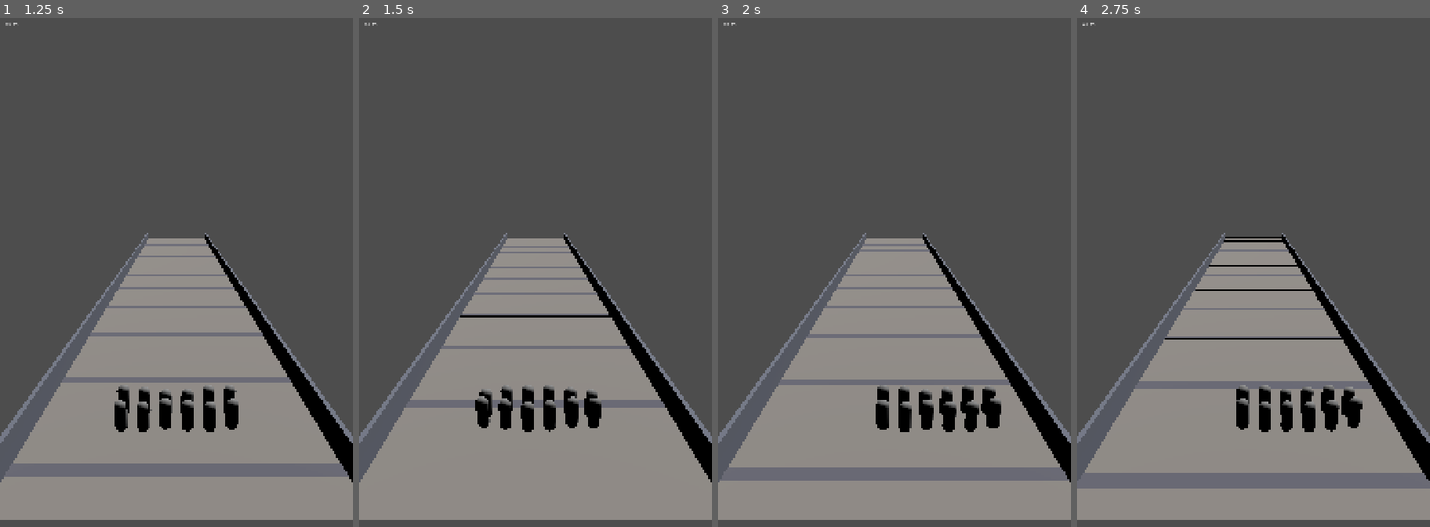
Above: before the commit, frames 1-4 (left to right).
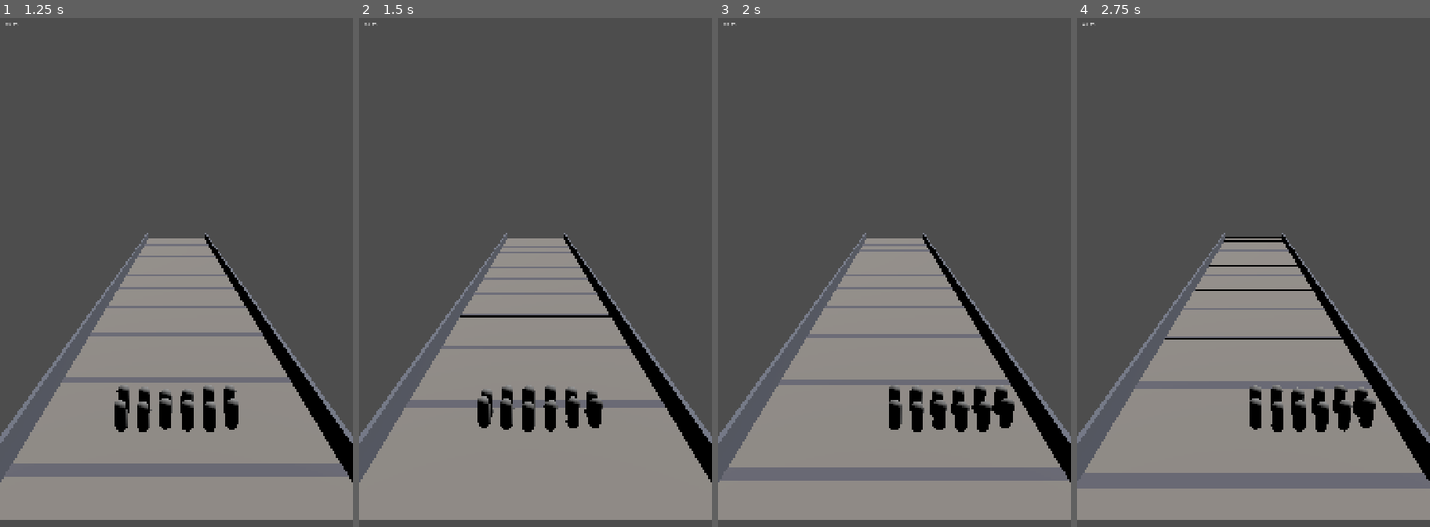
Above: after the commit, the same moments.

Repository: aslamfq/Jebon
Game: Godot game, scene res://scenes/game.tscn
Same seed, same stepped clock (60 frames per second), same inputs: the game is played once before the commit and once after it.
Inputs (mouse positions are in pixels of both pictures, inside the frame that each line leads up to):
- Up to frame 1 (1.25 s): tap Enter at 0.5 s; move the mouse to (254, 297) at 0.52 s; hold Shift from 0.53 s (still down); click (254, 297) at 0.67 s
- Up to frame 2 (1.5 s): release Shift at 1.25 s; drag from (464, 359) to (517, 455) at 1.27 s
- Up to frame 3 (2 s): no input
- Up to frame 4 (2.75 s): move the mouse to (1288, 191) at 2.02 s; tap Ctrl at 2.1 s; click (1288, 191) at 2.17 s

Frame 1 is identical in both runs. In frame 2, 0.3% of the frame differs, in the area x 32-70%, y 72-82%; in frame 3, 2.7%, in the area x 44-84%, y 72-82%; in frame 4, 2.7%.

Commit message:
tune: increase steering sensitivity, fix comments stale since the range widening
PIXELS_PER_UNIT 90 -> 70. Widening MAX_CENTRE from 1.5 to 3.75 in the
previous commit widened the steering range but left the pixels-to-world
ratio unchanged, so reaching full deflection silently started needing
2.5x the finger travel (135px -> 337.5px) -- Aslam felt this as reduced
sensitivity on a real device and asked for it back.

Also corrects two explanatory comments this same area had already left
stale: test_steer_input.gd referenced the pre-widening MAX_CENTRE (1.5)
and a pixel-to-unit snapshot (90px = 1.0 unit) that only held at the old
PIXELS_PER_UNIT; test_game_integration.gd referenced the pre-formation-
change WIDE_COLUMNS (11) and a raw pixel-arithmetic claim that ignored
the MAX_CENTRE clamp entirely. Both were missed when those two prior
commits landed. Rewrote both to reference the constants themselves
rather than a numeric snapshot of them, so the next retune of any of
PIXELS_PER_UNIT, WIDE_COLUMNS or Corridor.HALF_WIDTH can't repeat this.

No test changes needed for the sensitivity value itself -- every
existing assertion already derives its expectation from
SteerInput.PIXELS_PER_UNIT rather than a hardcoded number, which is
exactly why all 119 pass unchanged.

Co-Authored-By: Claude Opus 5 <noreply@anthropic.com>

Diff:
--- a/scripts/steer_input.gd
+++ b/scripts/steer_input.gd
@@ -1,7 +1,15 @@
 class_name SteerInput extends RefCounted
 
 const SMOOTHING := 14.0
-const PIXELS_PER_UNIT := 90.0
+
+# How many screen pixels of drag correspond to one world unit of steering.
+# Aslam found the previous value (90) too insensitive after MAX_CENTRE grew
+# from 1.5 to 3.75 (WIDE_COLUMNS 11 -> 6): the range widened but this ratio
+# didn't follow, so covering the same fraction of the corridor started
+# needing 2.5x the finger travel. Lowered so a full-range swipe stays a
+# comfortable thumb's-width (3.75 * 70 = 262.5px) rather than nearly a
+# third of the 1080px viewport.
+const PIXELS_PER_UNIT := 70.0
 
 # The corridor's own half-width is not the right bound for centre_x: Formation
 # slots sit up to WIDE_HALF_SPAN either side of centre_x, and WIDE is the
--- a/test/test_game_integration.gd
+++ b/test/test_game_integration.gd
@@ -38,16 +38,20 @@
     assert_gt(result["runner"].distance, 50.0)
 
 func test_steering_moves_the_whole_squad():
-    # The brief's version asserts every unit's absolute x > 1.0, which is
-    # mathematically unreachable for this drag: WIDE spans 11 columns out to
-    # +-4.5 either side of centre_x, and 400px only pulls centre_x to
-    # 400.0 / SteerInput.PIXELS_PER_UNIT = 4.44 -- the trailing-most unit
-    # (offset -4.5) settles at 4.44 - 4.5 = -0.06, which can never clear 1.0
-    # no matter how long the sim runs. That is not a convergence bug, it is
-    # the correct steady state; the absolute threshold was simply wrong.
-    # Assert displacement from each unit's own starting slot instead, which
-    # is formation-width-agnostic and still fails hard if only the lead unit
-    # (or only some units) actually follow the drag.
+    # The brief's version asserted every unit's absolute x > 1.0, which is
+    # mathematically unreachable for this drag: 400px is well past
+    # SteerInput.MAX_CENTRE regardless of PIXELS_PER_UNIT's exact value
+    # (currently 400/70 = 5.71 > MAX_CENTRE), so centre_x settles at
+    # MAX_CENTRE itself -- 3.75, i.e. Corridor.HALF_WIDTH(6.0) minus
+    # Formation.WIDE_HALF_SPAN(2.25). WIDE's trailing-most column sits at
+    # -WIDE_HALF_SPAN, so the trailing-most unit settles at
+    # 3.75 - 2.25 = 1.5, which can never clear an absolute threshold of
+    # 1.0 with any margin. That is not a convergence bug, it is the
+    # correct steady state; the absolute threshold was simply wrong, and
+    # would go wrong again on the next retune of any of these three
+    # constants. Assert displacement from each unit's own starting slot
+    # instead, which is agnostic to all of them and still fails hard if
+    # only the lead unit (or only some units) actually follow the drag.
     var result := _simulate(3.0, 400.0)
     var squad: Squad = result["squad"]
     for i in squad.count():
--- a/test/test_steer_input.gd
+++ b/test/test_steer_input.gd
@@ -13,9 +13,11 @@
 # converged on the exact position PIXELS_PER_UNIT implies, not merely landed somewhere
 # positive. An implementation with the wrong pixel-to-unit scale, or one that only
 # partially applies the drag, would still pass a bare assert_gt but fails the almost_eq
-# below. Drag magnitude (90px = 1.0 unit) is chosen to stay comfortably inside
-# SteerInput.MAX_CENTRE (1.5 units) so this test measures the pixel-to-unit
-# conversion, not the wall clamp -- that clamp gets its own test below.
+# below. Drag magnitude (90px) is fixed rather than derived from PIXELS_PER_UNIT itself
+# so a future retune of that constant can't silently make this drag land exactly on
+# SteerInput.MAX_CENTRE's wall clamp -- 90 / SteerInput.PIXELS_PER_UNIT must stay well
+# inside MAX_CENTRE for this test to measure the pixel-to-unit conversion rather than
+# the clamp, which gets its own test below.
 func test_dragging_right_moves_right():
     steer.steer_to_screen_delta(Vector2(90, 0))
     for i in 120:
